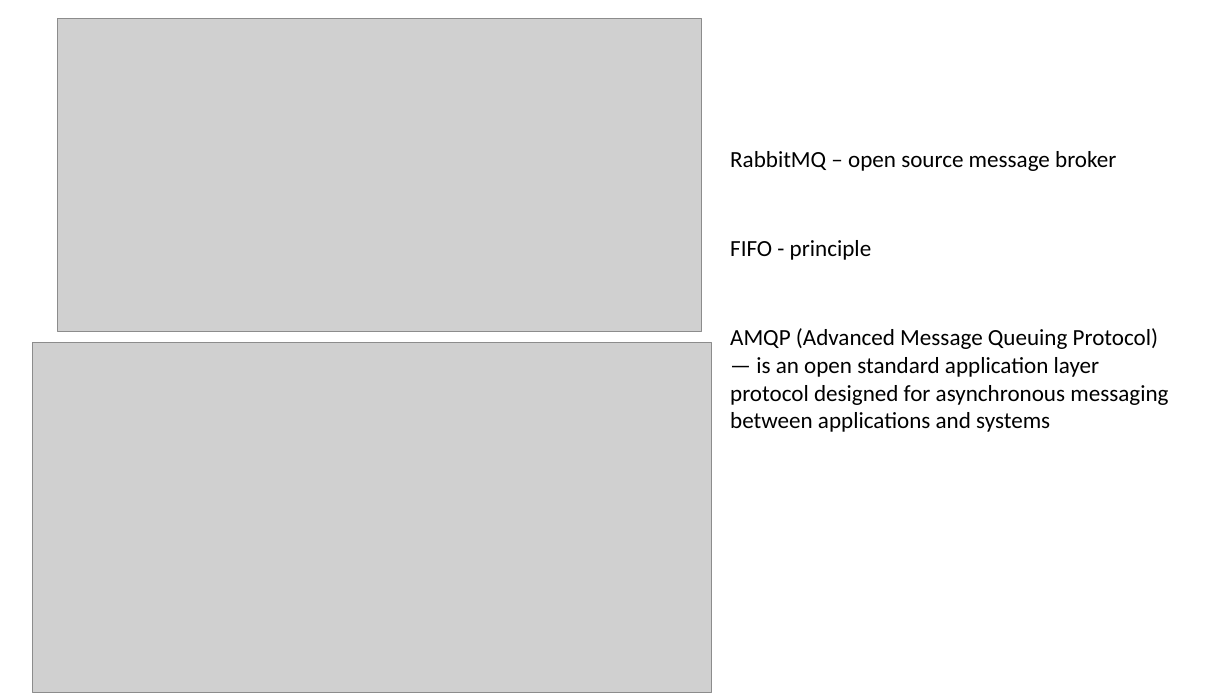
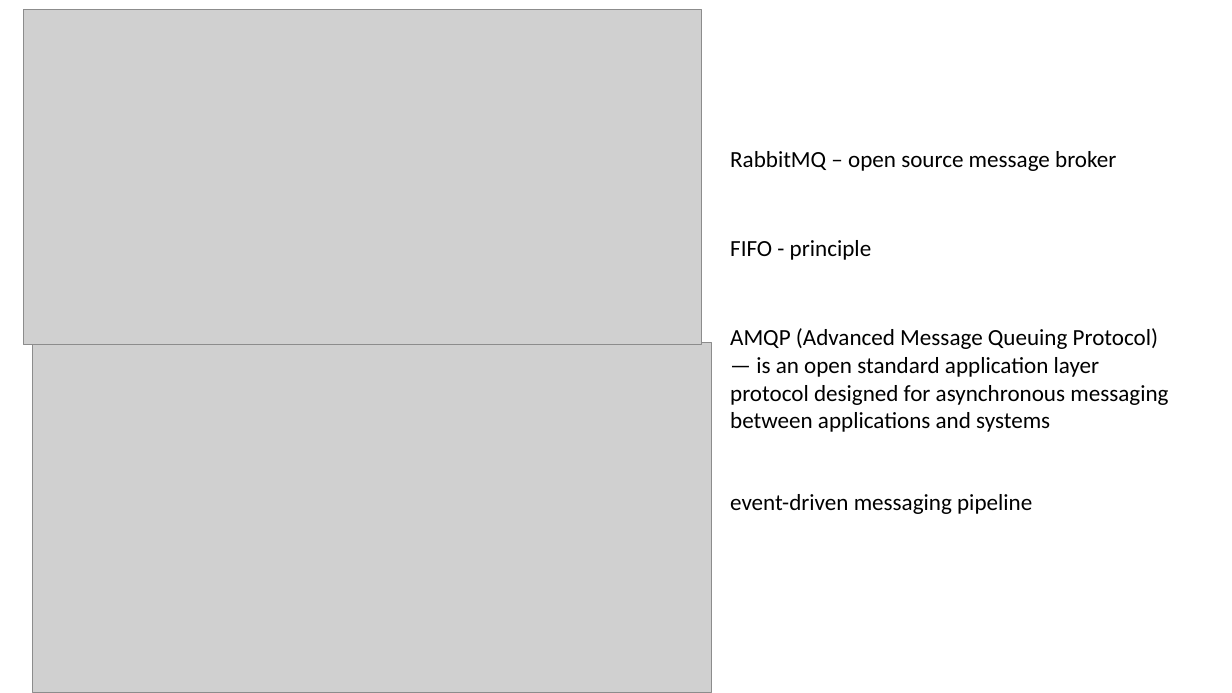
Before and after one commit to yuriypts/.net, a slide deck: slide 1 of Tools/MessageBrokers/RabbitMQ.pptx. Drawn at 1232x693 pixels with LibreOffice and Linux fonts; fonts in the diff are those of the drawing; grey boxes stand for pictures. Boxes give left, top, right and bottom in pixels: in the first picture for what was removed or moved away, otherwise in the second. Text is boxed around its words. In the diff, an @@ line names an element or a change of style, - is before the commit and + after.

```diff
--- a/Tools/MessageBrokers/RabbitMQ.pptx
+++ b/Tools/MessageBrokers/RabbitMQ.pptx
@@ picture: place and size @@
-picture at [57,18,701,332]
+picture at [23,9,702,345]
@@ text added at [730,494,1032,514], 18 pt, text #000000 @@
+event-driven messaging pipeline
```
Also in this commit, not shown: 1 other file.
